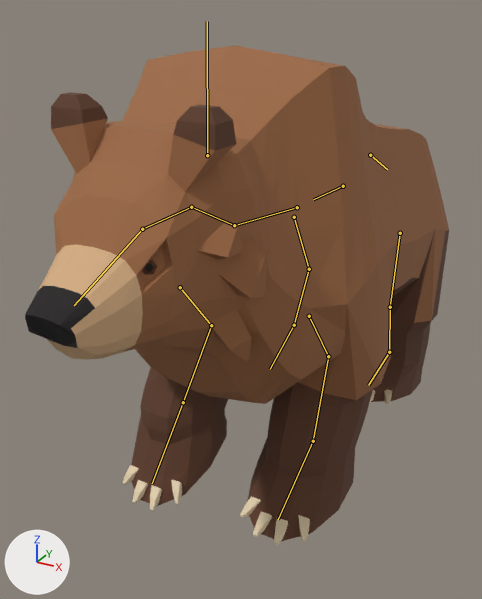
Two versions of the glTF model creatures/experiments/boxmodel/abc/t7x/zoo/bear/stage4/bear.glb, one commit apart.
Camera for both pictures: a 50 mm lens placed at (0.82, -1.71, 1.37), pointed at (-0.07, -0.09, 0.57). Arrows for +X, +Y and +Z are at lower left; the lights stay in place. The older version comes first. Both versions are drawn at frame 12 of the action 'move'; the numbers are the values there. The bones that change, and the others that lie on the model, are drawn over the model as lines.

In view in the first picture: 'body', 'piece_claws', 'piece_eye', 'piece_fur'.
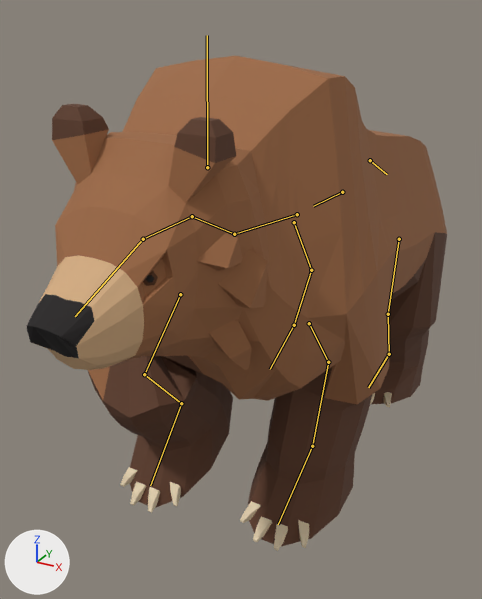
Pixel boxes (x1, y1, x2, y2) of what changed, in the pictures (482 x 599 px):
'body', posed
    before: (25, 46, 449, 541)
    after: (27, 56, 447, 546)
'piece_fur', posed
    before: (197, 222, 268, 361)
    after: (197, 233, 268, 370)
'piece_claws', posed
    before: (122, 390, 392, 545)
    after: (120, 392, 392, 551)
bone 'hips', root to tip
    before: (343, 186) to (313, 199)
    after: (342, 192) to (313, 206)
bone 'upperarm.L', root to tip
    before: (309, 316) to (328, 356)
    after: (309, 323) to (328, 362)
bone 'forearm.L', root to tip
    before: (328, 356) to (313, 441)
    after: (328, 362) to (312, 446)
bone 'upperarm.R', root to tip
    before: (180, 287) to (211, 325)
    after: (180, 294) to (144, 374)
bone 'forearm.R', root to tip
    before: (211, 325) to (183, 402)
    after: (144, 374) to (181, 403)
bone 'paw.R', root to tip
    before: (183, 402) to (152, 483)
    after: (181, 403) to (150, 485)
bone 'thigh.L', root to tip
    before: (400, 233) to (390, 307)
    after: (399, 239) to (388, 314)
bone 'shin.L', root to tip
    before: (390, 307) to (389, 352)
    after: (388, 314) to (389, 354)
bone 'foot.L', root to tip
    before: (389, 352) to (368, 385)
    after: (389, 354) to (368, 387)
bone 'thigh.R', root to tip
    before: (294, 217) to (309, 269)
    after: (294, 222) to (311, 270)
bone 'shin.R', root to tip
    before: (309, 269) to (294, 325)
    after: (311, 270) to (294, 325)

The change, as a list of edits to the scene's bpy script:
```text
Change bone_hips:
    where bone_hips = bpy.data.objects['rig'].pose.bones['hips']
    bone_hips.location: (0.0, 0.0, 0.0) -> (0.0, -0.001, -0.022)
Change bone_upperarm_l:
    where bone_upperarm_l = bpy.data.objects['rig'].pose.bones['upperarm.L']  # child of 'chest'
    bone_upperarm_l.rotation_quaternion: (0.938, -0.346, 0.0, 0.0) -> (0.935, -0.353, 0.0, 0.0)  # degrees (-40, 0, 0) -> degrees (-41, 0, 0)
Change bone_forearm_l:
    where bone_forearm_l = bpy.data.objects['rig'].pose.bones['forearm.L']  # child of 'upperarm.L'
    bone_forearm_l.rotation_quaternion: (0.893, 0.45, 0.0, 0.0) -> (0.887, 0.461, 0.0, 0.0)  # degrees (53, 0, 0) -> degrees (55, 0, 0)
Change bone_upperarm_r:
    where bone_upperarm_r = bpy.data.objects['rig'].pose.bones['upperarm.R']  # child of 'chest'
    bone_upperarm_r.rotation_quaternion: (0.934, -0.356, 0.0, 0.0) -> (0.916, 0.401, 0.0, 0.0)  # degrees (-42, 0, 0) -> degrees (47, 0, 0)
Change bone_forearm_r:
    where bone_forearm_r = bpy.data.objects['rig'].pose.bones['forearm.R']  # child of 'upperarm.R'
    bone_forearm_r.rotation_quaternion: (0.783, 0.622, 0.0, 0.0) -> (0.662, -0.75, 0.0, 0.0)  # degrees (77, 0, 0) -> degrees (-97, 0, 0)
Change bone_paw_r:
    where bone_paw_r = bpy.data.objects['rig'].pose.bones['paw.R']  # child of 'forearm.R'
    bone_paw_r.rotation_quaternion: (0.858, -0.514, 0.0, 0.0) -> (0.98, 0.2, 0.0, 0.0)  # degrees (-62, 0, 0) -> degrees (23, 0, 0)
Change bone_thigh_l:
    where bone_thigh_l = bpy.data.objects['rig'].pose.bones['thigh.L']  # child of 'hips'
    bone_thigh_l.rotation_quaternion: (0.994, 0.111, 0.0, 0.003) -> (0.989, 0.149, 0.0, 0.006)  # degrees (13, 0, 0) -> degrees (17, 0, 1)
Change bone_shin_l:
    where bone_shin_l = bpy.data.objects['rig'].pose.bones['shin.L']  # child of 'thigh.L'
    bone_shin_l.rotation_quaternion: (0.982, -0.188, -0.001, -0.007) -> (0.962, -0.271, -0.001, -0.013)  # degrees (-22, 0, -1) -> degrees (-31, -1, -1)
Change bone_foot_l:
    where bone_foot_l = bpy.data.objects['rig'].pose.bones['foot.L']  # child of 'shin.L'
    bone_foot_l.rotation_quaternion: (0.985, 0.173, 0.004, 0.001) -> (0.976, 0.219, 0.007, 0.002)  # degrees (20, 0, 0) -> degrees (25, 1, 0)
Change bone_thigh_r:
    where bone_thigh_r = bpy.data.objects['rig'].pose.bones['thigh.R']  # child of 'hips'
    bone_thigh_r.rotation_quaternion: (0.982, -0.182, 0.002, 0.039) -> (0.973, -0.225, 0.003, 0.047)  # degrees (-21, 1, 4) -> degrees (-26, 2, 5)
Change bone_shin_r:
    where bone_shin_r = bpy.data.objects['rig'].pose.bones['shin.R']  # child of 'thigh.R'
    bone_shin_r.rotation_quaternion: (0.884, 0.461, 0.0, -0.08) -> (0.836, 0.541, 0.0, -0.092)  # degrees (55, 4, -8) -> degrees (65, 6, -9)
Change bone_foot_r:
    where bone_foot_r = bpy.data.objects['rig'].pose.bones['foot.R']  # child of 'shin.R'
    bone_foot_r.rotation_quaternion: (0.934, -0.354, 0.04, 0.019) -> (0.915, -0.399, 0.047, 0.022)  # degrees (-41, 5, 0) -> degrees (-47, 6, 0)
```
